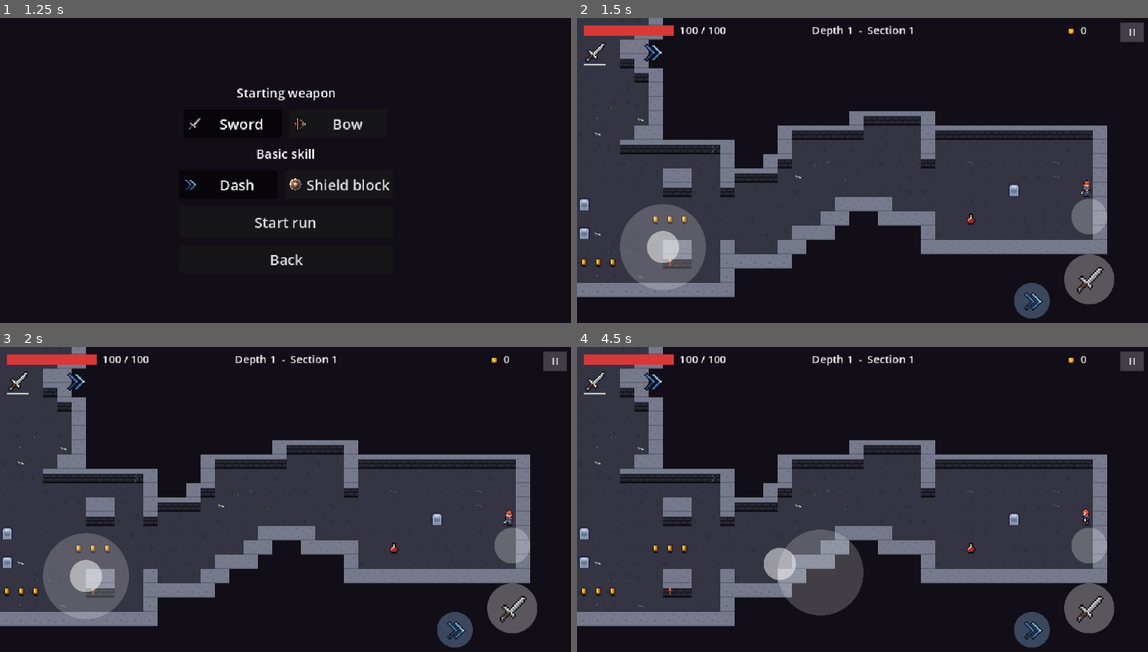
Above: before the commit, frames 1-4 (two rows, left to right).
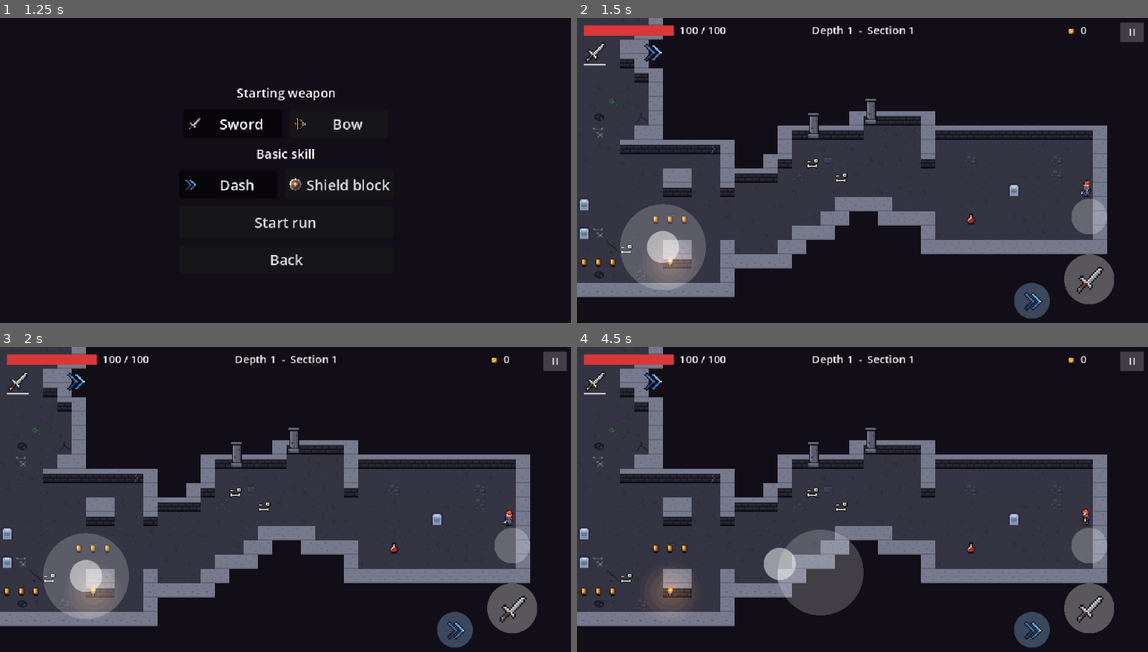
Above: after the commit, the same moments.

Repository: arturan2101/diplome_game
Game: Godot game, scene res://ui/main_menu.tscn
Two runs of this game, one before a commit and one after it. Both use one fixed random seed, a clock stepped at 60 frames per second and the inputs below.
Inputs (mouse positions are in pixels of both pictures, inside the frame that each line leads up to):
- Up to frame 1 (1.25 s): click "Play" at 0.5 s
- Up to frame 2 (1.5 s): click "Start run" at 1.25 s
- Up to frame 3 (2 s): no input
- Up to frame 4 (4.5 s): tap Enter (ui_accept) at 2, 2.27 s; move the mouse to (988, 493) at 2.02 s; hold D (move_right) 2.03-2.75 s; hold J (attack) 2.03-2.75 s; click (988, 493) at 2.17 s; drag from (748, 523) to (970, 548) at 2.77 s; move the mouse to (919, 438) at 3.52 s; hold D (move_right) 3.53-4.25 s; tap U (spell_1) at 3.6 s; drag from (833, 572) to (668, 548) at 4.27 s

Frame 1 is identical in both runs. In frame 2, 0.9% of the frame differs, in the area x 2-85%, y 26-87%; in frame 3, 0.9%; in frame 4, 1.2%.

Commit message:
Stage 30 (part 3): ruins decor in art - floor decals, torches with glow, half-columns, statues, sealed-door rubble
LevelDecor now draws the art: 8 floor decals and bones, the animated torch with
an additive warm glow (no Light2D, cheap on phones), half-columns and statues
against brick wall fronts, and rubble on doors walled up while the level runs
(Level.cells_changed). Places come from cell hashes, not from the game's random
streams, so sections and the clean series are unchanged.

Co-Authored-By: Claude Opus 5.5 <noreply@anthropic.com>

Diff:
--- a/level/level.gd
+++ b/level/level.gd
@@ -4,6 +4,10 @@
 ## and answers questions about the ground (cell types, paths, safe positions).
 ## Keeps the section clock that drives the timed spikes (TimedSpikeField).
 ## Actors find it through the "level" group.
+
+## Cells changed type while the level runs (set_cells: doors sealing and opening, a
+## secret room opening). The decor draws rubble on doors that became walls.
+signal cells_changed(cells: Array[Vector2i], type: LevelGrid.Cell)
 
 const GROUP: StringName = &"level"
 const DEFAULT_THEME: TileTheme = preload("res://level/ruins_theme.tres")
@@ -122,6 +126,7 @@
 		_ground.erase_cell(cell)
 		_props.erase_cell(cell)
 		_paint_cell(cell)
+	cells_changed.emit(cells, type)
 
 
 ## True if the timed spikes on this cell hurt right now (false for any other cell).
--- a/level/level_decor.gd
+++ b/level/level_decor.gd
@@ -1,41 +1,64 @@
 class_name LevelDecor
 extends Node2D
-## Visual only, no collision: small things on the floor (bones, rubble, grass in the
-## cracks) and torches on the brick fronts of walls, with an animated flame and no
-## light. Placed from the cell coordinates, so the same grid always looks the same.
-## Sits under a Level and rebuilds itself when the Level gets a new grid.
+## Visual only, no collision: small things on the floor (pebbles, cracks, a puddle,
+## moss, old bones...), torches with a warm glow, half-columns and statues against the
+## brick fronts of walls, and rubble on doors that were walled up while the level runs
+## (an arena or a combat room sealing). Places are picked from the cell coordinates
+## (hash), never from the game's random streams, so the same grid always looks the same
+## and the decor changes nothing in the sections. Sits under a Level (main.tscn) and
+## rebuilds itself when the Level gets a new grid.
 
-## Share of plain floor cells with a decor piece, and of brick wall fronts with a torch.
+## Share of plain floor cells with a decal, and of brick wall fronts with a torch, a
+## half-column or a statue.
 @export_range(0.0, 1.0) var floor_decor_chance: float = 0.06
 @export_range(0.0, 1.0) var torch_chance: float = 0.08
-## Flame frames per second.
+@export_range(0.0, 1.0) var pillar_chance: float = 0.05
+@export_range(0.0, 1.0) var statue_chance: float = 0.025
+## Floor decals: a strip of 16x16 pieces (pebbles, rubble, cracks, puddle, moss, bones,
+## broken slab), plus single pictures.
+@export var floor_decals: Texture2D = preload("res://assets/art/tiles/floor_decals.png")
+@export var extra_decals: Array[Texture2D] = [preload("res://assets/art/level/bones.png")]
+## Torch: a strip of flame frames, its frames per second, and its glow.
+@export var torch: Texture2D = preload("res://assets/art/level/torch.png")
+@export var torch_frames: int = 4
 @export var flame_fps: float = 8.0
+@export var torch_light: Texture2D = preload("res://assets/art/fx/light_torch.png")
+@export var torch_light_color: Color = Color(1.0, 0.62, 0.3, 0.22)
+## How much the glow breathes (share of its size).
+@export var torch_light_flicker: float = 0.06
+## Against the wall fronts; their bottom stands on the bottom of the wall cell.
+@export var pillar: Texture2D = preload("res://assets/art/level/pillar.png")
+@export var statue: Texture2D = preload("res://assets/art/level/statue.png")
+## Rubble drawn on door cells that turned into walls (sealed doors).
+@export var door_seal: Texture2D = preload("res://assets/art/tiles/door_seal.png")
 
-const BONE: Color = Color("#d8d4c4")
-const BONE_SHADOW: Color = Color("#9aa2ad")
-const RUBBLE: Color = Color("#5d6072")
-const RUBBLE_SHADOW: Color = Color("#2a2935")
-const GRASS: Color = Color("#3b5a45")
-const GRASS_DARK: Color = Color("#263a32")
-const WOOD: Color = Color("#7a4a2c")
-const FLAME: Array[Color] = [Color("#a82a30"), Color("#e85a3a"), Color("#e09a20"), Color("#ffd860")]
-## Pixel pictures: (dx, dy, color index) with 0 light, 1 dark.
-const PIECES: Array = [
-	[[5, 9, 0], [6, 9, 0], [7, 9, 0], [8, 9, 0], [4, 8, 0], [9, 10, 0], [5, 10, 1], [8, 10, 1]],
-	[[6, 7, 0], [7, 7, 0], [6, 8, 0], [7, 8, 1], [10, 11, 0], [11, 11, 1], [3, 12, 0]],
-	[[7, 10, 0], [6, 9, 0], [9, 9, 0], [8, 8, 0], [7, 11, 1], [9, 11, 1]],
-]
+enum WallPiece { TORCH, PILLAR, STATUE }
 
 var _level: Level = null
 var _grid: LevelGrid = null
-## {cell: piece index} with the kind in the high bits: 0 bones, 1 rubble, 2 grass.
+## {cell: decal index}.
 var _floor: Dictionary = {}
+## {cell: WallPiece}.
+var _wall: Dictionary = {}
 var _torches: Array[Vector2i] = []
+## Door cells walled up while the level runs: {cell: true}.
+var _sealed: Dictionary = {}
 var _time: float = 0.0
+## The glow is drawn by its own node with additive blending.
+var _lights: Node2D = null
 
 
 func _ready() -> void:
 	_level = get_parent() as Level
+	_lights = Node2D.new()
+	_lights.name = "Lights"
+	var glow: CanvasItemMaterial = CanvasItemMaterial.new()
+	glow.blend_mode = CanvasItemMaterial.BLEND_MODE_ADD
+	_lights.material = glow
+	_lights.draw.connect(_draw_lights)
+	add_child(_lights)
+	if _level != null:
+		_level.cells_changed.connect(_on_cells_changed)
 	_place_above_tiles.call_deferred()
 
 
@@ -56,51 +79,101 @@
 	_time += delta
 	if not _torches.is_empty():
 		queue_redraw()
+		_lights.queue_redraw()
 
 
 func _rebuild() -> void:
 	_floor.clear()
+	_wall.clear()
 	_torches.clear()
+	_sealed.clear()
 	if _grid != null:
+		var decal_count: int = _decal_count()
 		for y in _grid.height:
 			for x in _grid.width:
 				var cell: Vector2i = Vector2i(x, y)
 				var roll: float = float(absi(hash([cell, "decor"])) % 1000) / 1000.0
 				var kind: int = absi(hash([cell, "kind"]))
-				if _grid.get_cell(cell) == LevelGrid.Cell.FLOOR and roll < floor_decor_chance:
-					_floor[cell] = kind
-				elif _grid.get_cell(cell) == LevelGrid.Cell.WALL and _grid.is_floor(cell + Vector2i.DOWN) \
-						and roll < torch_chance:
-					_torches.append(cell)
+				if _grid.get_cell(cell) == LevelGrid.Cell.FLOOR and roll < floor_decor_chance and decal_count > 0:
+					_floor[cell] = kind % decal_count
+				elif _is_wall_front(cell):
+					if roll < torch_chance:
+						_wall[cell] = WallPiece.TORCH
+						_torches.append(cell)
+					elif roll < torch_chance + pillar_chance:
+						_wall[cell] = WallPiece.PILLAR
+					elif roll < torch_chance + pillar_chance + statue_chance:
+						_wall[cell] = WallPiece.STATUE
+	queue_redraw()
+	_lights.queue_redraw()
+
+
+## A wall cell showing its brick front: plain floor right below it.
+func _is_wall_front(cell: Vector2i) -> bool:
+	return _grid.get_cell(cell) == LevelGrid.Cell.WALL and _grid.is_floor(cell + Vector2i.DOWN)
+
+
+func _decal_count() -> int:
+	var strip: int = floor_decals.get_width() / _tile() if floor_decals != null else 0
+	return strip + extra_decals.size()
+
+
+func _tile() -> int:
+	return _level.theme.tile_size if _level != null and _level.theme != null else 16
+
+
+func _on_cells_changed(cells: Array[Vector2i], type: LevelGrid.Cell) -> void:
+	for cell: Vector2i in cells:
+		if type == LevelGrid.Cell.WALL:
+			_sealed[cell] = true
+		else:
+			_sealed.erase(cell)
 	queue_redraw()
 
 
 func _draw() -> void:
 	if _level == null or _grid == null:
 		return
-	var size: float = float(_level.theme.tile_size)
+	var size: float = float(_tile())
+	var strip: int = floor_decals.get_width() / _tile() if floor_decals != null else 0
 	for cell: Vector2i in _floor:
-		var kind: int = int(_floor[cell])
-		var origin: Vector2 = Vector2(cell) * size
-		match kind % 3:
-			0:
-				_draw_piece(origin, PIECES[kind % PIECES.size()], BONE, BONE_SHADOW)
-			1:
-				_draw_piece(origin, PIECES[(kind / 3) % PIECES.size()], RUBBLE, RUBBLE_SHADOW)
-			_:
-				for i in 4:
-					var x: float = 3.0 + float((kind / 7 + i * 3) % 10)
-					draw_rect(Rect2(origin + Vector2(x, 12.0 - float(i % 2)), Vector2(1, 2 + i % 2)), GRASS if i % 2 == 0 else GRASS_DARK)
-	var frame: int = int(_time * flame_fps)
-	for cell: Vector2i in _torches:
-		var origin: Vector2 = Vector2(cell) * size + Vector2(7, 7)
-		draw_rect(Rect2(origin + Vector2(0, 2), Vector2(2, 4)), WOOD)
-		var flicker: int = (frame + absi(hash(cell))) % 4
-		draw_rect(Rect2(origin + Vector2(-1, 0), Vector2(4, 2)), FLAME[0])
-		draw_rect(Rect2(origin + Vector2(0, -1 - flicker % 2), Vector2(2, 2 + flicker % 2)), FLAME[1 + flicker % 2])
-		draw_rect(Rect2(origin + Vector2(flicker % 2, -2 - flicker % 3), Vector2(1, 2)), FLAME[3])
+		var index: int = int(_floor[cell])
+		var spot: Rect2 = Rect2(Vector2(cell) * size, Vector2(size, size))
+		if index < strip:
+			draw_texture_rect_region(floor_decals, spot, Rect2(index * size, 0.0, size, size))
+		else:
+			draw_texture_rect(extra_decals[index - strip], spot, false)
+	var flame: int = int(_time * flame_fps)
+	for cell: Vector2i in _wall:
+		var bottom: Vector2 = Vector2(cell) * size + Vector2(size * 0.5, size)
+		match _wall[cell]:
+			WallPiece.TORCH:
+				if torch != null:
+					var frame: int = (flame + absi(hash(cell))) % maxi(torch_frames, 1)
+					var w: float = float(torch.get_width()) / maxi(torch_frames, 1)
+					draw_texture_rect_region(torch, Rect2(bottom - Vector2(w * 0.5, size), Vector2(w, size)),
+							Rect2(frame * w, 0.0, w, torch.get_height()))
+			WallPiece.PILLAR:
+				_draw_standing(pillar, bottom)
+			WallPiece.STATUE:
+				_draw_standing(statue, bottom)
+	if door_seal != null:
+		for cell: Vector2i in _sealed:
+			draw_texture(door_seal, Vector2(cell) * size)
 
 
-func _draw_piece(origin: Vector2, pixels: Array, light: Color, dark: Color) -> void:
-	for p: Array in pixels:
-		draw_rect(Rect2(origin + Vector2(p[0], p[1]), Vector2.ONE), light if p[2] == 0 else dark)
+## A picture whose bottom stands on the bottom of the cell.
+func _draw_standing(picture: Texture2D, bottom: Vector2) -> void:
+	if picture != null:
+		draw_texture(picture, bottom - Vector2(picture.get_width() * 0.5, picture.get_height()))
+
+
+func _draw_lights() -> void:
+	if torch_light == null or _grid == null:
+		return
+	var size: float = float(_tile())
+	for cell: Vector2i in _torches:
+		var breathe: float = 1.0 + torch_light_flicker * sin(_time * 7.0 + float(absi(hash(cell)) % 100))
+		var extent: Vector2 = torch_light.get_size() * breathe
+		var centre: Vector2 = Vector2(cell) * size + Vector2(size * 0.5, size * 0.6)
+		_lights.draw_texture_rect(torch_light, Rect2(centre - extent * 0.5, extent), false, torch_light_color)
